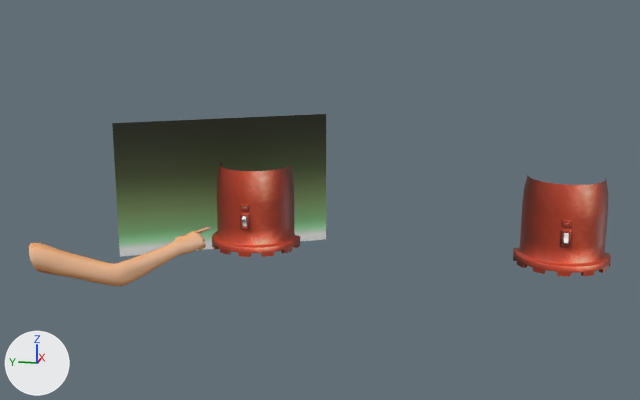
Before and after pictures for a commit that changed the FBX model Data/DemoTest/mix/mix2/mix2.fbx.
The view is the same before and after, from a 50 mm camera at (-5.59, -1.56, 1.44) aimed at (-0.41, -0.52, 0.15). Arrows for +X, +Y and +Z are at lower left; the lights stay in place. Where no turn or scale is listed for an object, it has been applied to the vertices.

The first picture shows 'Armarm', 'back', 'polySurface1', 'polySurface2'.
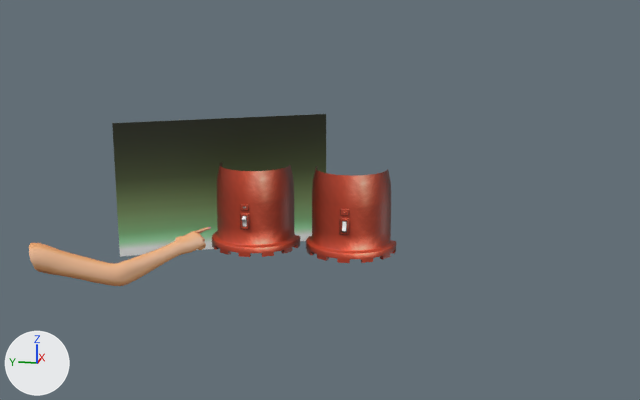
Changed parts and their boxes [x1, y1, x2, y2] in the pictures (640 x 400 px):
'polySurface1', moved: before [513, 176, 611, 277]; after [306, 167, 396, 263]

The change, as a diff of the scene's bpy script:
```diff
--- a/Data/DemoTest/mix/mix2/mix2.fbx.py
+++ b/Data/DemoTest/mix/mix2/mix2.fbx.py
@@ ob_polysurface1 @@
 ob_polysurface1 = bpy.data.objects.new('polySurface1', me_polysurface1)
-ob_polysurface1.location = (-0.129, -2.0, -0.007)
+ob_polysurface1.location = (-0.129, -0.65, -0.007)
```
